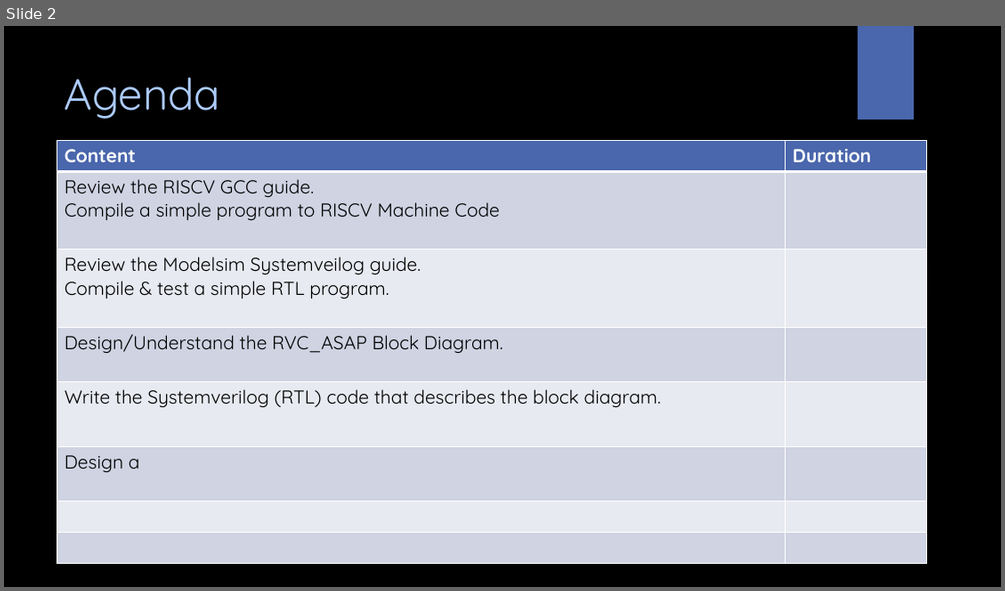
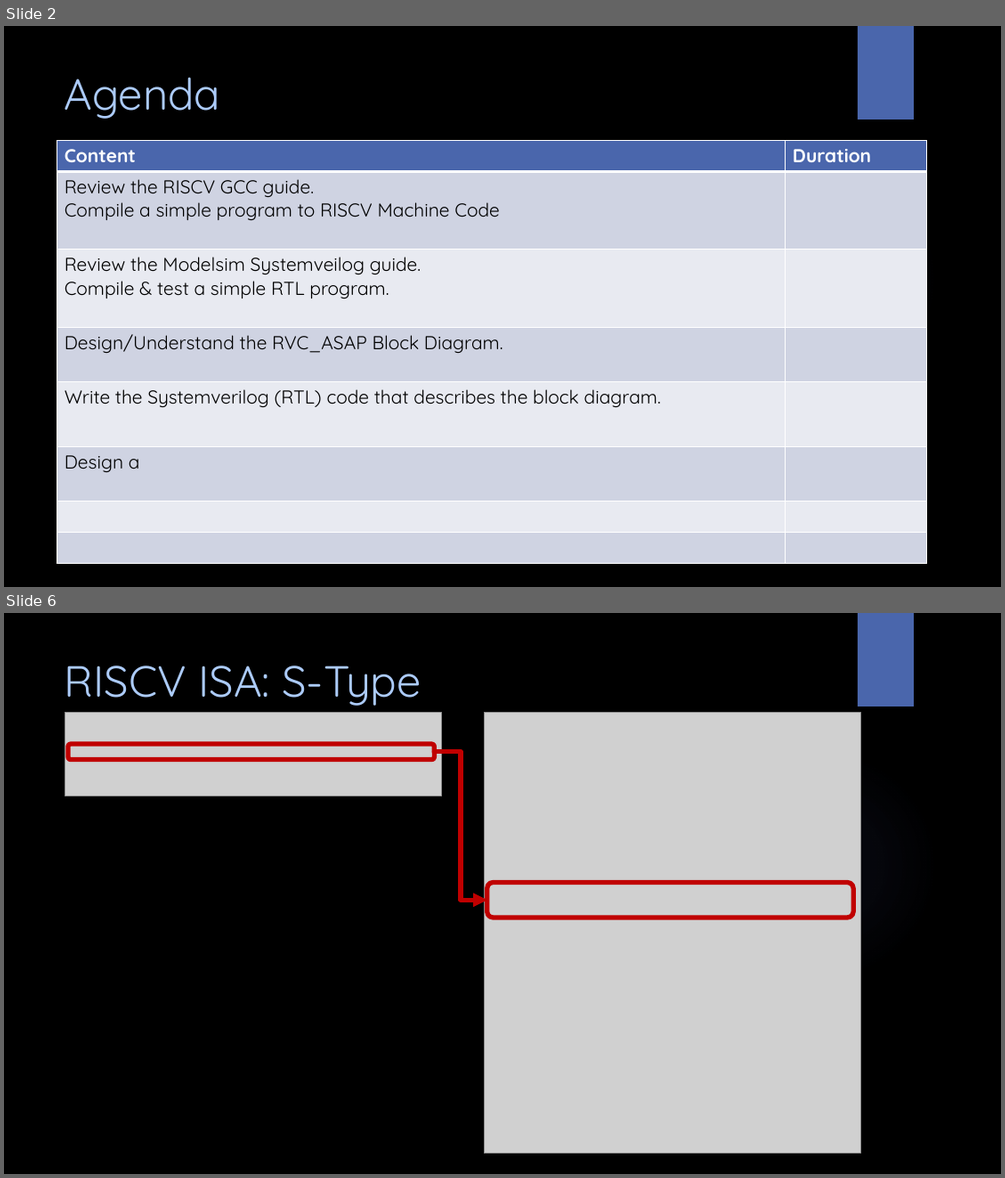
Before and after one commit to amichai-bd/rvc_asap, a slide deck: doc/rvc_asap.pptx. Shown one above the other, each under a label of ours: slide 2 before the commit, slides 2 and 6 after it; the slides between them are not shown. The pictures are 1005x591 and 1005x1178 pixels, drawn with LibreOffice and Linux fonts; fonts in the diff are those of the drawing; grey boxes stand for pictures; background and template pictures are left out. Boxes give left, top, right and bottom in pixels: in the first picture for what was removed or moved away, otherwise in the second. Text is boxed around its words. In the diff, an @@ line names an element or a change of style, - is before the commit and + after.

```diff
--- a/doc/rvc_asap.pptx
+++ b/doc/rvc_asap.pptx
@@ slide 6 added at (x1=4, y1=613, x2=1001, y2=1174), background picture (left out); not listed: 2 template elements that a slide beside it also shows @@
@@ title added at (x1=65, y1=666, x2=421, y2=706), 42 pt, text #ACCBF9 @@
+RISCV ISA: S-Type
@@ picture added at (x1=65, y1=713, x2=442, y2=796) @@
@@ picture added at (x1=484, y1=713, x2=860, y2=1153) @@
@@ rounded rectangle added at (x1=68, y1=744, x2=435, y2=760), outline #C00000 4.5 pt @@
@@ elbow arrow added from (435, 751) to (487, 900), #C00000 4.5 pt @@
@@ rounded rectangle added at (x1=487, y1=882, x2=853, y2=917), outline #C00000 4.5 pt @@
```
Also in this commit, not shown: 2 slides changed, 31 other slides added, 3 other files.
